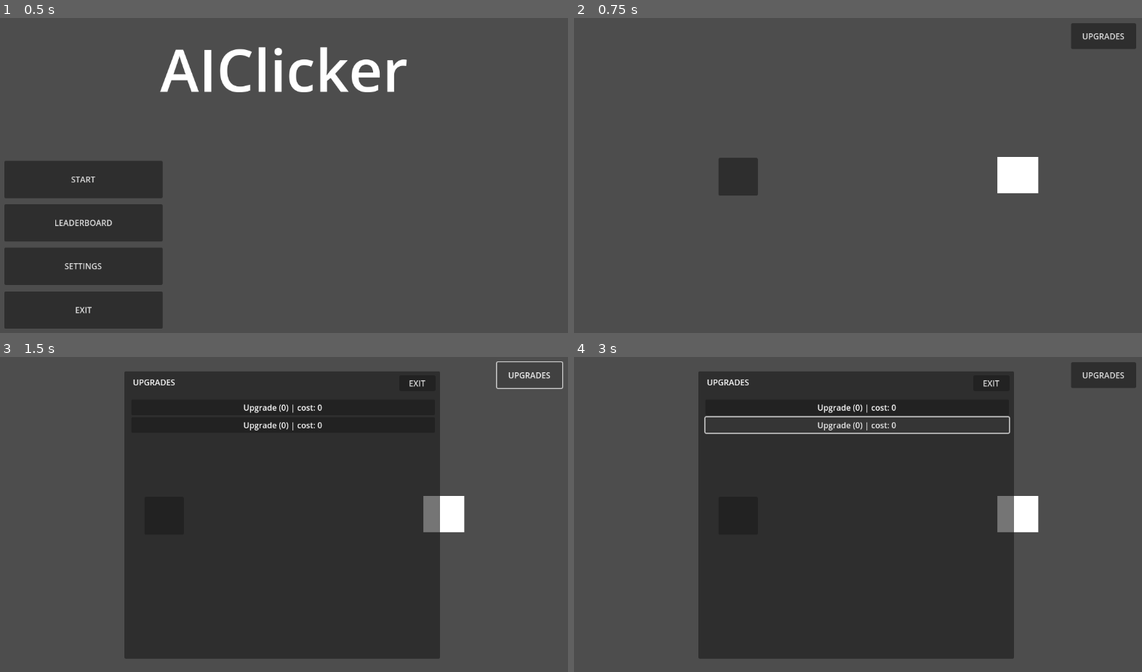
Above: before the commit, frames 1-4 (two rows, left to right).
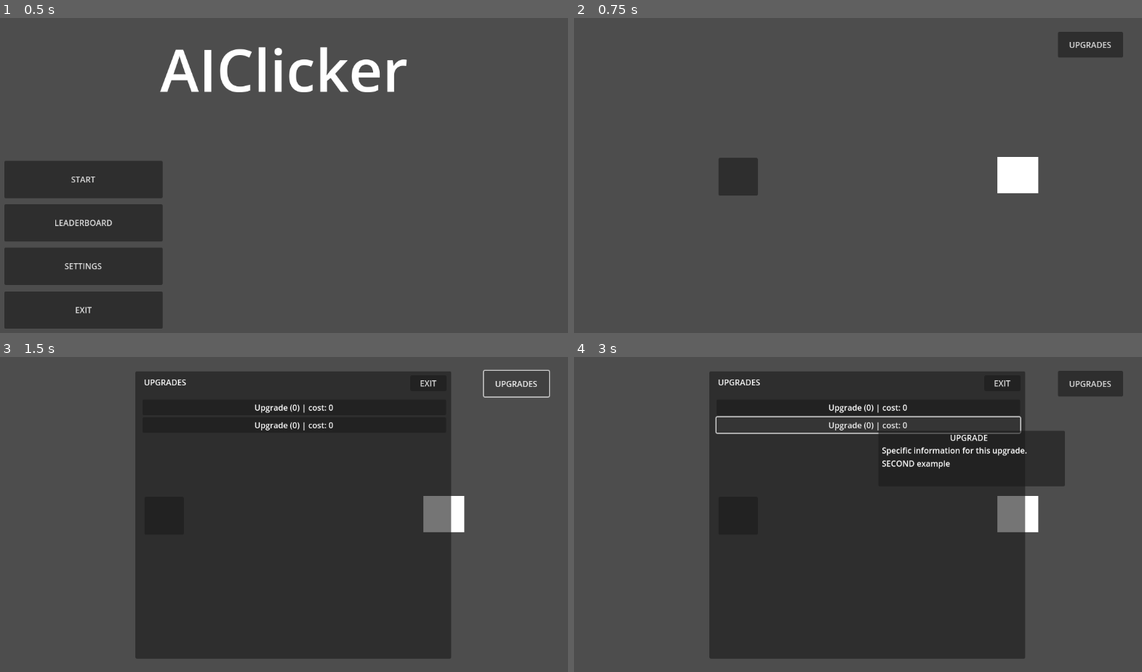
Above: after the commit, the same moments.

Repository: lukkool/Clickeriai
Game: Godot game, scene res://scenes/mainMenu/MainMenu.tscn
Two runs of this game, one before a commit and one after it. Both use one fixed random seed, a clock stepped at 60 frames per second and the inputs below.
Inputs:
- Up to frame 1 (0.5 s): no input
- Up to frame 2 (0.75 s): click "START" at 0.5 s
- Up to frame 3 (1.5 s): click "UPGRADES" at 1.25 s
- Up to frame 4 (3 s): click "Upgrade (0) | cost: 0" at 2 s; click "Upgrade (0) | cost: 0" at 2.75 s

Frame 1 is identical in both runs. In frame 2, 1.0% of the frame differs, in the area x 85-99%, y 1-13%; in frame 3, 4.5%; in frame 4, 6.9%, in the area x 21-99%, y 1-96%.

Commit message:
Added upgrade tooltips + fixed previous issue
Added upgrade tooltips that use upgrade button metadata to display information about the upgrade. Fixed previous issue where the control node of the menu would block game input

Diff:
--- a/scenes/gameScene/gameScene.tscn
+++ b/scenes/gameScene/gameScene.tscn
@@ -32,5 +32,7 @@
 
 [node name="UpgradeMenu" parent="." instance=ExtResource("5_abvow")]
 layout_mode = 1
+offset_left = -2.0
+offset_right = -2.0
 
 [connection signal="pressed" from="InputNode" to="InputNode" method="_on_pressed"]
--- a/scenes/gameScene/upgrades/upgradeMenu.gd
+++ b/scenes/gameScene/upgrades/upgradeMenu.gd
@@ -4,3 +4,25 @@
 
 func _toggle_panel() -> void:
 	panel.visible = !panel.visible
+
+@onready var tooltip = $Tooltip
+var tooltip_active = false
+
+func _ready():
+	for button in get_tree().get_nodes_in_group("upgrade_buttons"): #automatically connects upgrade buttons
+		button.mouse_entered.connect(func(): show_tooltip(button))
+		button.mouse_exited.connect(hide_tooltip)
+
+func _process(_delta):
+	if tooltip_active: #keeps tooltip on the mouse position
+		tooltip.global_position = get_global_mouse_position() + Vector2(20, 10)
+
+func show_tooltip(button: Button): #shows tooltip by obtaining metadata from the specific button
+	if button.has_meta("tooltip_text"):
+		tooltip_text = button.get_meta("tooltip_text")
+		tooltip.show_tooltip(tooltip_text)
+		tooltip_active = true
+
+func hide_tooltip():
+	tooltip.hide_tooltip()
+	tooltip_active = false
--- a/scenes/gameScene/upgrades/upgradeMenu.tscn
+++ b/scenes/gameScene/upgrades/upgradeMenu.tscn
@@ -1,6 +1,7 @@
-[gd_scene load_steps=4 format=3 uid="uid://ba7xr7emiqkau"]
+[gd_scene load_steps=5 format=3 uid="uid://ba7xr7emiqkau"]
 
 [ext_resource type="Script" path="res://scenes/gameScene/upgrades/upgradeMenu.gd" id="1_5hc3g"]
+[ext_resource type="Script" path="res://scenes/gameScene/upgrades/upgradeTooltip.gd" id="2_b4xg1"]
 
 [sub_resource type="Theme" id="Theme_lc8ih"]
 
@@ -8,28 +9,27 @@
 
 [node name="UpgradeMenu" type="Control"]
 layout_mode = 3
-anchors_preset = 15
+anchors_preset = 1
+anchor_left = 1.0
 anchor_right = 1.0
-anchor_bottom = 1.0
-grow_horizontal = 2
-grow_vertical = 2
+grow_horizontal = 0
 theme = SubResource("Theme_lc8ih")
 script = ExtResource("1_5hc3g")
 
 [node name="Button" type="Button" parent="."]
 layout_mode = 0
-offset_left = 997.0
-offset_top = 22.0
-offset_right = 1126.0
-offset_bottom = 73.0
+offset_left = -179.0
+offset_top = 39.0
+offset_right = -50.0
+offset_bottom = 90.0
 text = "UPGRADES"
 
 [node name="Panel" type="Panel" parent="."]
 visible = false
 layout_mode = 0
-offset_left = 258.0
+offset_left = -870.0
 offset_top = 40.0
-offset_right = 884.0
+offset_right = -244.0
 offset_bottom = 610.0
 
 [node name="Button" type="Button" parent="Panel"]
@@ -56,17 +56,50 @@
 offset_bottom = 546.0
 theme = SubResource("Theme_38oqk")
 
-[node name="Button" type="Button" parent="Panel/VBoxContainer"]
+[node name="Button" type="Button" parent="Panel/VBoxContainer" groups=["upgrade_buttons"]]
 layout_mode = 2
 theme = SubResource("Theme_lc8ih")
 theme_override_colors/font_color = Color(1, 1, 1, 1)
 text = "Upgrade (0) | cost: 0"
+metadata/tooltip_text = "Specific information for this upgrade. FIRST example"
 
-[node name="Button2" type="Button" parent="Panel/VBoxContainer"]
+[node name="Button2" type="Button" parent="Panel/VBoxContainer" groups=["upgrade_buttons"]]
 layout_mode = 2
 theme = SubResource("Theme_lc8ih")
 theme_override_colors/font_color = Color(1, 1, 1, 1)
 text = "Upgrade (0) | cost: 0"
+metadata/tooltip_text = "Specific information for this upgrade. SECOND example"
+
+[node name="Tooltip" type="Control" parent="."]
+visible = false
+anchors_preset = 0
+offset_left = -784.0
+offset_top = 257.0
+offset_right = -400.0
+offset_bottom = 372.0
+script = ExtResource("2_b4xg1")
+
+[node name="Panel_Tooltip" type="Panel" parent="Tooltip"]
+layout_mode = 0
+offset_top = 1.0
+offset_right = 370.0
+offset_bottom = 111.0
+
+[node name="Label" type="Label" parent="Tooltip/Panel_Tooltip"]
+offset_left = 125.0
+offset_top = 2.0
+offset_right = 234.0
+offset_bottom = 30.0
+text = "UPGRADE"
+horizontal_alignment = 1
+
+[node name="Label2" type="Label" parent="Tooltip/Panel_Tooltip"]
+offset_left = 7.0
+offset_top = 27.0
+offset_right = 363.0
+offset_bottom = 104.0
+text = "Upgrade information window."
+autowrap_mode = 3
 
 [connection signal="pressed" from="Button" to="." method="_toggle_panel"]
 [connection signal="pressed" from="Panel/Button" to="." method="_toggle_panel"]
--- /dev/null
+++ b/scenes/gameScene/upgrades/upgradeTooltip.gd
@@ -0,0 +1,10 @@
+extends Control
+
+@export var offset := Vector2(20, 10)
+
+func show_tooltip(text: String):
+	$Panel_Tooltip/Label2.text = text
+	show()
+
+func hide_tooltip():
+	hide()
